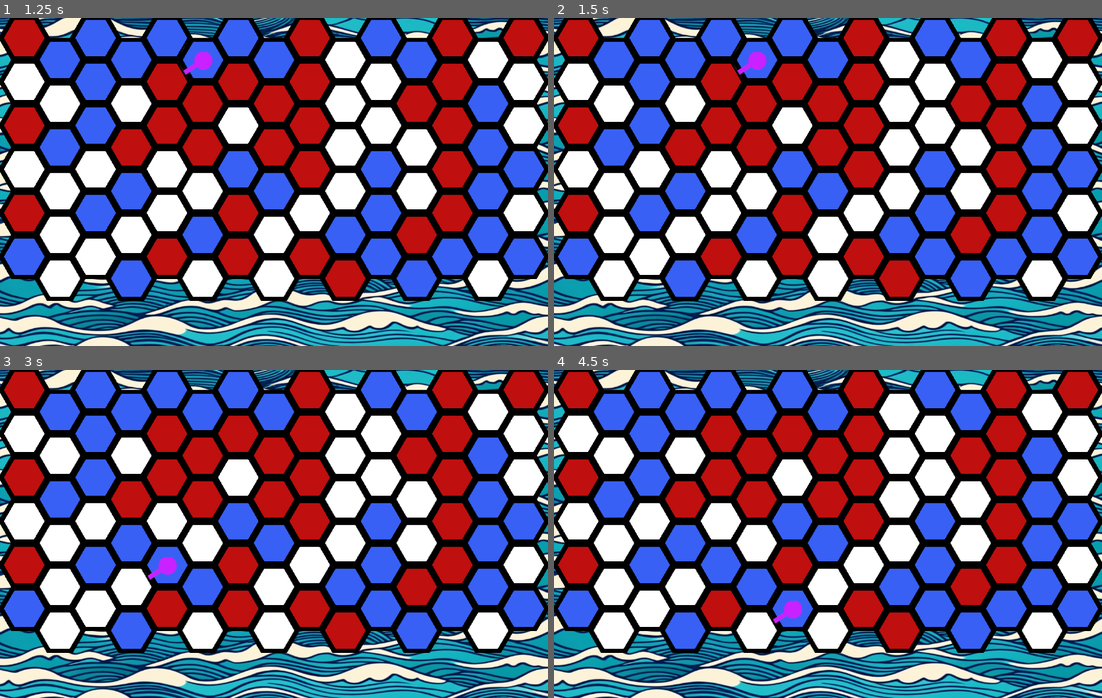
Above: before the commit, frames 1-4 (two rows, left to right).
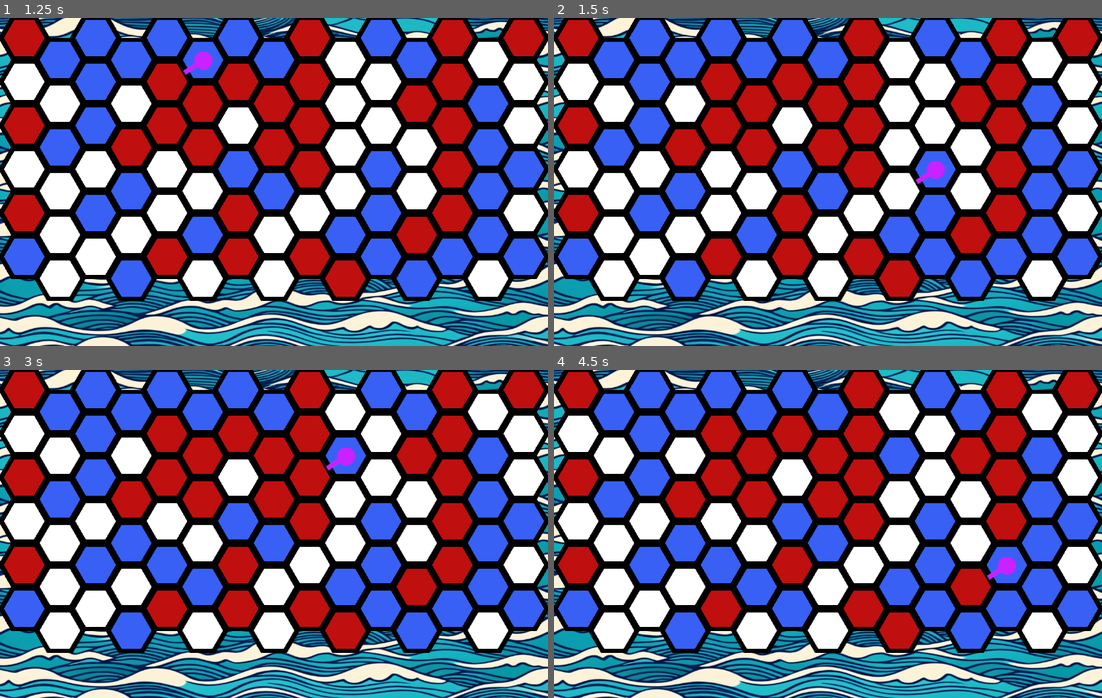
Above: after the commit, the same moments.

Repository: tehtipsy/HexaGame
Game: Godot game, scene res://Menus/main_menu.tscn
Same seed, same stepped clock (60 frames per second), same inputs: the game is played once before the commit and once after it.
Inputs (mouse positions are in pixels of both pictures, inside the frame that each line leads up to):
- Up to frame 1 (1.25 s): click "New game" at 0.5 s
- Up to frame 2 (1.5 s): tap Enter at 1.25 s; move the mouse to (948, 165) at 1.27 s; hold Shift from 1.28 s (still down); click (948, 165) at 1.42 s
- Up to frame 3 (3 s): tap Space at 2 s; move the mouse to (164, 550) at 2.02 s; release Shift at 2.03 s; tap Shift at 2.1 s; click (164, 550) at 2.17 s; tap Enter at 2.75 s; move the mouse to (328, 461) at 2.77 s; hold Shift from 2.78 s (still down); click (328, 461) at 2.92 s
- Up to frame 4 (4.5 s): tap Space at 3.5 s; move the mouse to (800, 599) at 3.52 s; release Shift at 3.53 s; tap Shift at 3.6 s; click (800, 599) at 3.67 s; tap Enter at 4.25 s; move the mouse to (992, 583) at 4.27 s; hold Shift from 4.28 s (still down); click (992, 583) at 4.42 s

Frame 1 is identical in both runs. In frame 2, 0.5% of the frame differs, in the area x 33-74%, y 6-52%; in frame 3, 0.9%; in frame 4, 1.5%, in the area x 39-87%, y 20-79%.

Commit message:
removed unnecessary functions, function spacing

Diff:
--- a/MainScene/TileMapLayout.gd
+++ b/MainScene/TileMapLayout.gd
@@ -93,23 +93,6 @@
 			# Store a reference to access/update this slot later
 			cell_slots[cell_coords] = slot_instance
 
-# Called every frame. 'delta' is the elapsed time since the previous frame.
-func _process(_delta):
-	pass
-
-func _handle_arrow(instruction, arrow_layer, arrow_id, tile_position):
-	var current_arrow_atlas_coords = get_cell_atlas_coords(arrow_layer, tile_position)
-	#print("arrow atlas coords: ", current_arrow_atlas_coords)
-	if current_arrow_atlas_coords.x >= 0:
-		var new_in_arrow_atlas_coords = Vector2i(current_arrow_atlas_coords.x + 1, current_arrow_atlas_coords.y)
-		if new_in_arrow_atlas_coords.x > 5:
-			new_in_arrow_atlas_coords.x = 0
-		if instruction == 'remove':
-			new_in_arrow_atlas_coords = Vector2i(-1, -1)
-		set_cell(arrow_layer, tile_position, arrow_id, new_in_arrow_atlas_coords)
-	else:
-		var arrow_atlas_coords = Vector2i(0, 0)
-		set_cell(arrow_layer, tile_position, arrow_id, arrow_atlas_coords)
 
 func _place_card(tile_position):
 	var tile_atlas_coords = Vector2i(0,0) # get from card holder
@@ -117,7 +100,6 @@
 
 
 func _handle_click(tile_position):
-# func _handle_click(instruction, arrow_layer, arrow_id, tile_position):
 	if gameStateInstance.player.coordinates == tile_position:
 		gameStateInstance.actions["TakeAShit"].execute()
 	else:
@@ -126,35 +108,9 @@
 		set_cell(tile_color_layer, tile_position, tile_color_id, Vector2i(3, 0))
 
 
-
-
-
-	# Get the tile data
-	#var tile_data = get_cell_tile_data(tile_color_layer, tile_position)
-	#if tile_data:
-		#var _current_source_id = get_cell_source_id(tile_color_layer, tile_position)
-		#var _current_atlas_coords = get_cell_atlas_coords(tile_color_layer, tile_position)
-		#print("Tile source_id: ", current_source_id)
-		#print("Tile atlas coords: ", current_atlas_coords)
-		# if current_atlas_coords.x == 2 and current_source_id == 0: # white tile
-		# 	_handle_arrow(instruction, arrow_layer, arrow_id, tile_position)
-		#_place_card(tile_position)
-
 func _input(event):
 	if event is InputEventMouseButton:
 		var _global_position = get_global_mouse_position()
 		var tile_position = local_to_map(to_local(_global_position))
-		#print("Tile X: ", tile_position.x)
-		if !Input.is_key_pressed(KEY_SHIFT):
-			if event.button_index == MOUSE_BUTTON_LEFT and event.is_pressed():
-				#print("Clicked tile: ", tile_position)
-				# _handle_click('add', tile_in_arrow_layer, tile_in_arrow_id, tile_position)
-				_handle_click(tile_position)
-			# if event.button_index == MOUSE_BUTTON_RIGHT and event.is_pressed():
-			# 	_handle_click('remove', tile_in_arrow_layer, tile_in_arrow_id, tile_position)
-		#else:
-			#print('SHIFTING')
-			#if event.button_index == MOUSE_BUTTON_LEFT and event.is_pressed():
-				#_handle_click('add', tile_out_arrow_layer, tile_out_arrow_id, tile_position)
-			#if event.button_index == MOUSE_BUTTON_RIGHT and event.is_pressed():
-				#_handle_click('remove', tile_out_arrow_layer, tile_out_arrow_id, tile_position)
+		if event.button_index == MOUSE_BUTTON_LEFT and event.is_pressed():
+			_handle_click(tile_position)
--- a/MainScene/game_state.gd
+++ b/MainScene/game_state.gd
@@ -4,13 +4,17 @@
 
 var globalTime: int = 0
 var mapNodes = []
+
+
 class Player:
 	var coordinates: Vector2i
 var player = Player.new()
 
+
 func moveGlobalTime(time):
 	globalTime += time
 	print("time moved! time is now: ", globalTime)
+
 
 class Action:
 	var _time: int = 0
@@ -24,20 +28,20 @@
 		_exec.call(args)
 		_moveTime.call(_time)
 
+
 var actions: Dictionary
-
-
 
 
 func _movePlayer(position: Vector2i):
 	player.coordinates.x = position.x
 	player.coordinates.y = position.y
 
+
 func _takeAShit(_dummy = null):
 	print("The player is taking a shit!")
 	print("it takes a very long time!")
 
+
 func _init():
-	print("this is self", self)
 	actions["MovePlayer"] = Action.new(_movePlayer, 1, moveGlobalTime)
 	actions["TakeAShit"] = Action.new(_takeAShit, 30, moveGlobalTime)
